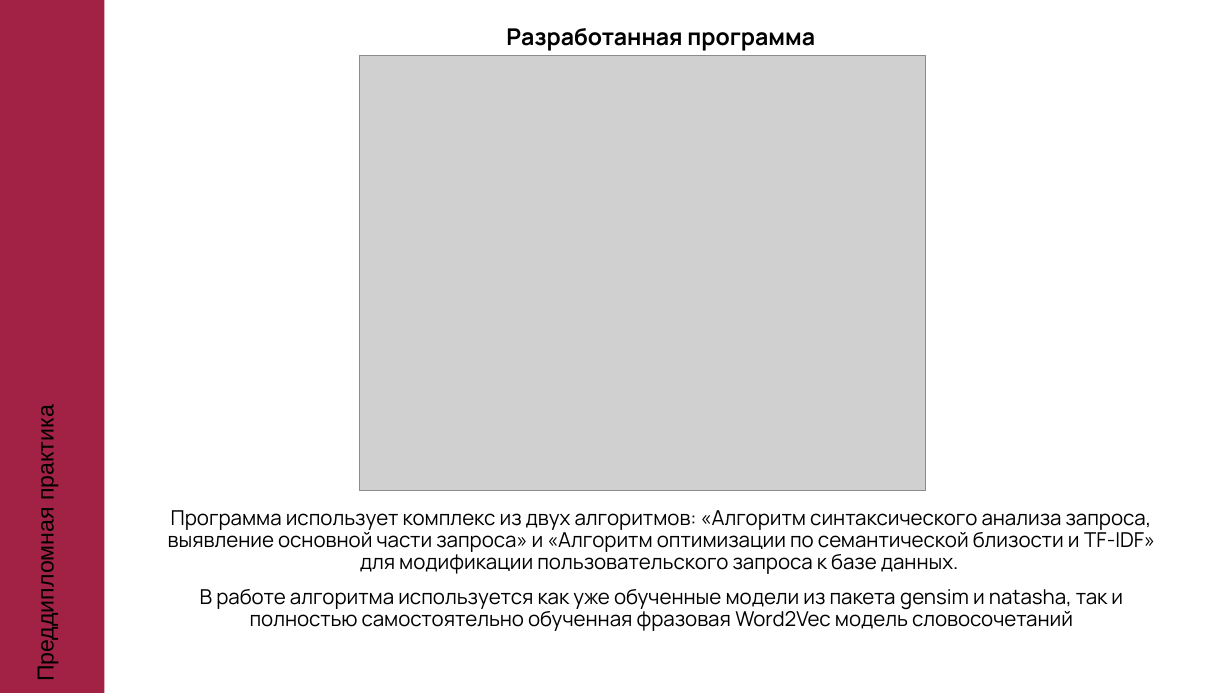
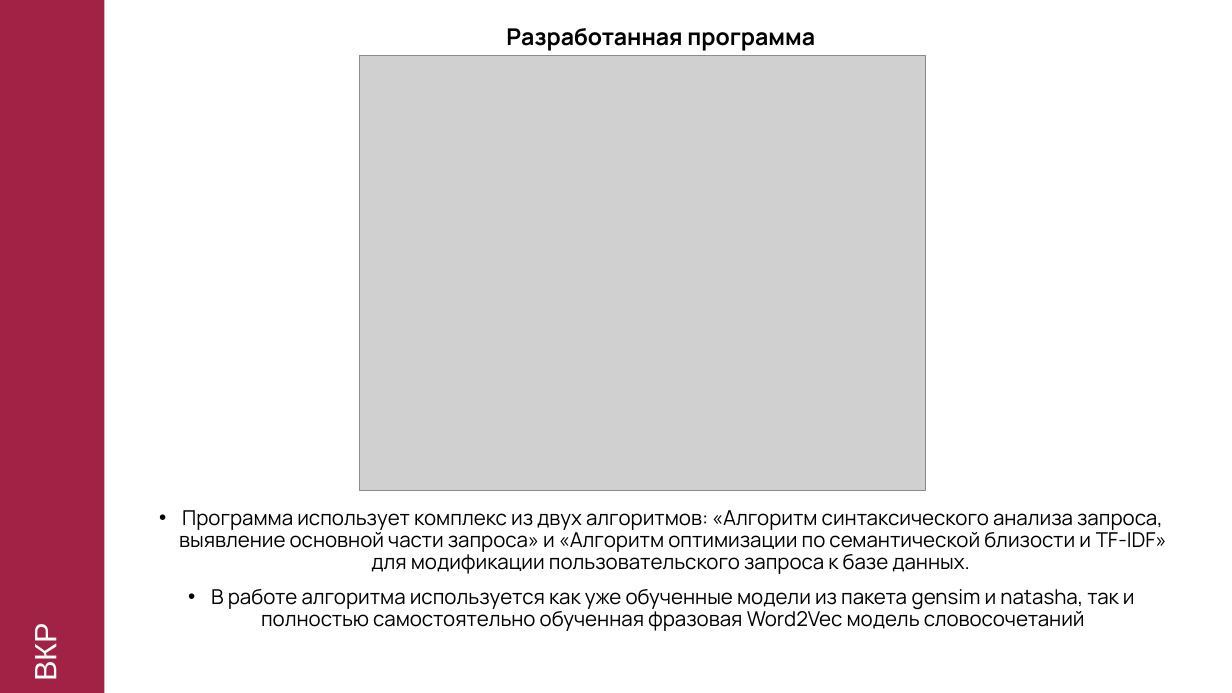
Before and after one commit to PaiNt-git/study.mag_diploma, a slide deck: slide 12 of Мой диплом/ВКР-набор-документов/Презентация-Забавин.pptx (slide 10 before the commit). Drawn at 1232x693 pixels with LibreOffice and Linux fonts; fonts in the diff are those of the drawing; grey boxes stand for pictures; background and template pictures are left out. Boxes give left, top, right and bottom in pixels: in the first picture for what was removed or moved away, otherwise in the second. Text is boxed around its words. In the diff, an @@ line names an element or a change of style, - is before the commit and + after.

```diff
--- a/Мой диплом/ВКР-набор-документов/Презентация-Забавин.pptx
+++ b/Мой диплом/ВКР-набор-документов/Презентация-Забавин.pptx
@@ subtitle "Программа использует комплекс из двух ..." at [179,510,1167,631]: bullet none to • @@
@@ text at [29,628,63,679]: text changed; size 18 to 24 pt; text colour #000000 to #FFFFFF @@
-Преддипломная практика
+ВКР
```
Also in this commit, not shown: 13 other slides changed, 3 slides added, 1 slide removed, 3 other files.
